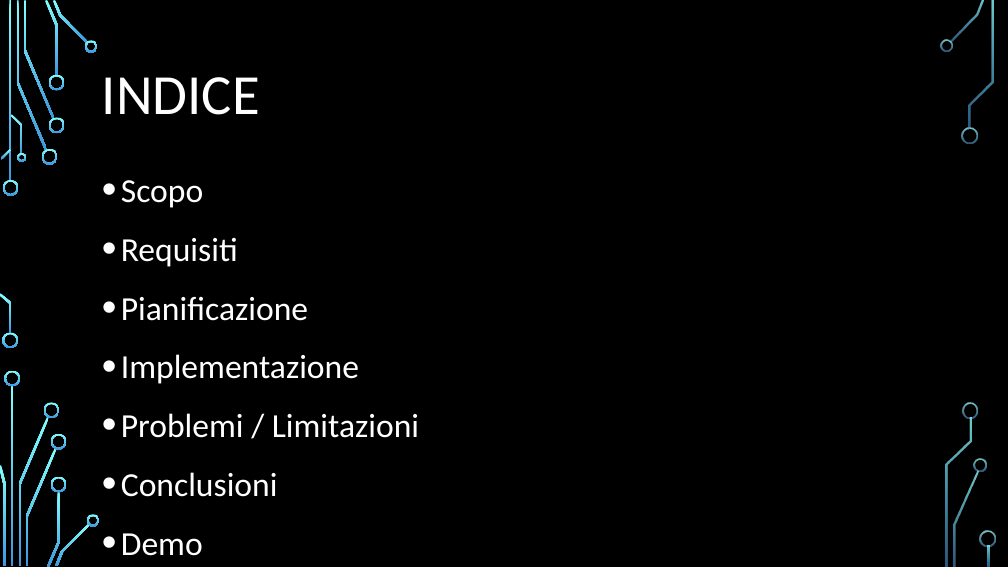
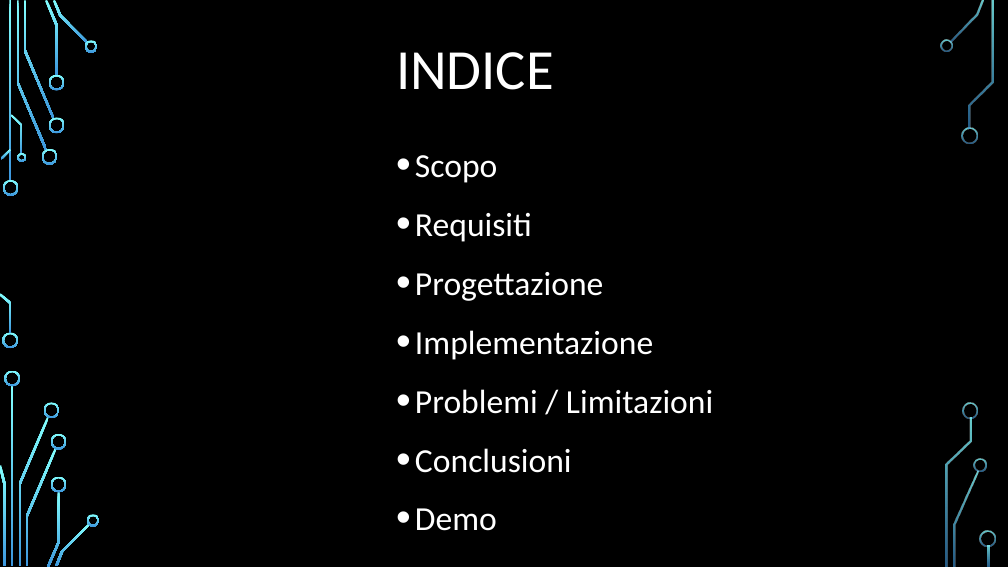
Before and after one commit to LuMug/ProPlan, a slide deck: slide 2 of Vari/ProPlanPresentazione.pptx. Drawn at 1008x567 pixels with LibreOffice and Linux fonts; fonts in the diff are those of the drawing; background and template pictures are left out. Boxes give left, top, right and bottom in pixels: in the first picture for what was removed or moved away, otherwise in the second. Text is boxed around its words. In the diff, an @@ line names an element or a change of style, - is before the commit and + after.

```diff
--- a/Vari/ProPlanPresentazione.pptx
+++ b/Vari/ProPlanPresentazione.pptx
@@ title "INDICE": place and size @@
-title "INDICE" at box(102, 77, 260, 115)
+title "INDICE" at box(396, 52, 554, 90)
@@ text "Scopo": place and size @@
-text "Scopo" at box(121, 180, 419, 556)
+text "Scopo" at box(415, 155, 713, 531)
@@ text at box(415, 272, 603, 301): text changed @@
-• Pianificazione
+• Progettazione
```
Also in this commit, not shown: 3 other slides changed.
